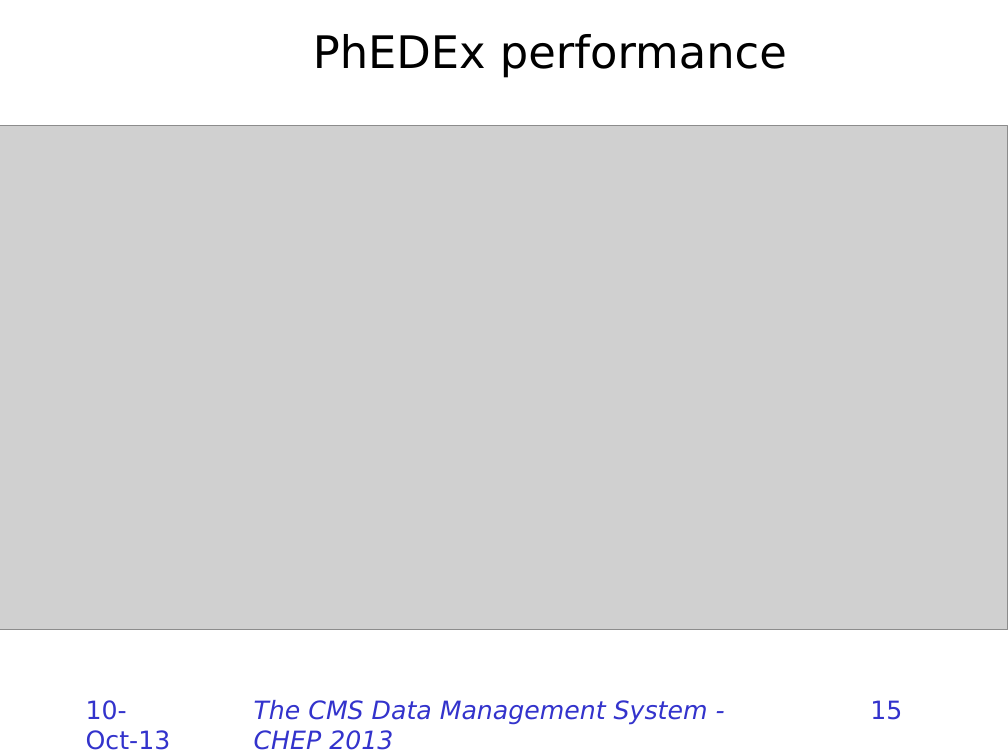
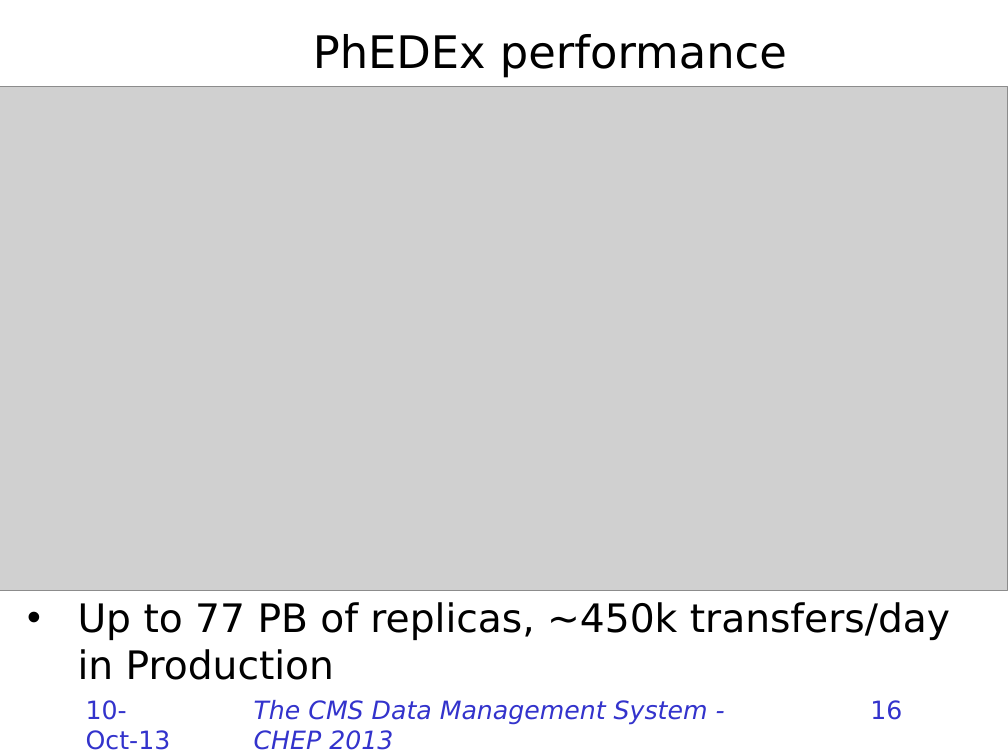
Before and after one commit to TonyWildish/CHEP-2013-DMWM, a slide deck: slide 16 of CMS-Data-Management/Slides/The CMS Data Management System.pptx (slide 15 before the commit). Drawn at 1008x756 pixels with LibreOffice and Linux fonts; fonts in the diff are those of the drawing; grey boxes stand for pictures; background and template pictures are left out. Boxes give left, top, right and bottom in pixels: in the first picture for what was removed or moved away, otherwise in the second. Text is boxed around its words. In the diff, an @@ line names an element or a change of style, - is before the commit and + after.

```diff
--- a/CMS-Data-Management/Slides/The CMS Data Management System.pptx
+++ b/CMS-Data-Management/Slides/The CMS Data Management System.pptx
@@ picture: place and size @@
-picture at (0, 126, 1008, 630)
+picture at (0, 87, 1008, 591)
@@ text added at (78, 602, 950, 680), 28 pt, text #000000 @@
+• Up to 77 PB of replicas, ~450k transfers/day in Production
@@ page number at (870, 700, 902, 720): text changed @@
-15
+16
```
Also in this commit, not shown: 13 other slides changed, 1 slide added.
